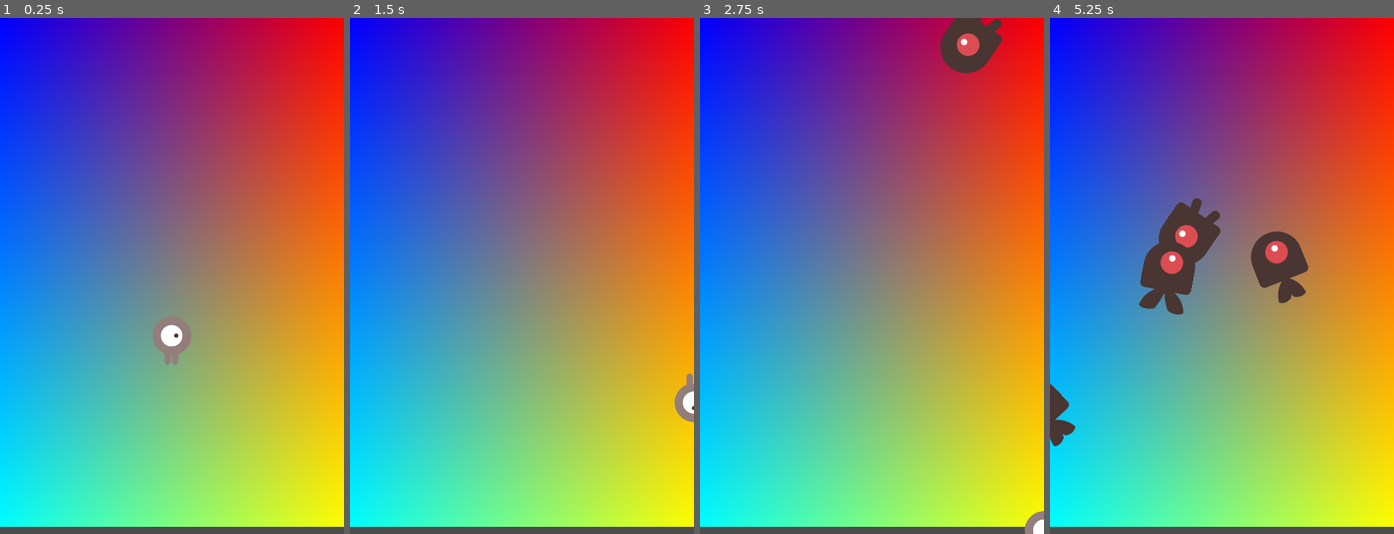
Above: before the commit, frames 1-4 (left to right).
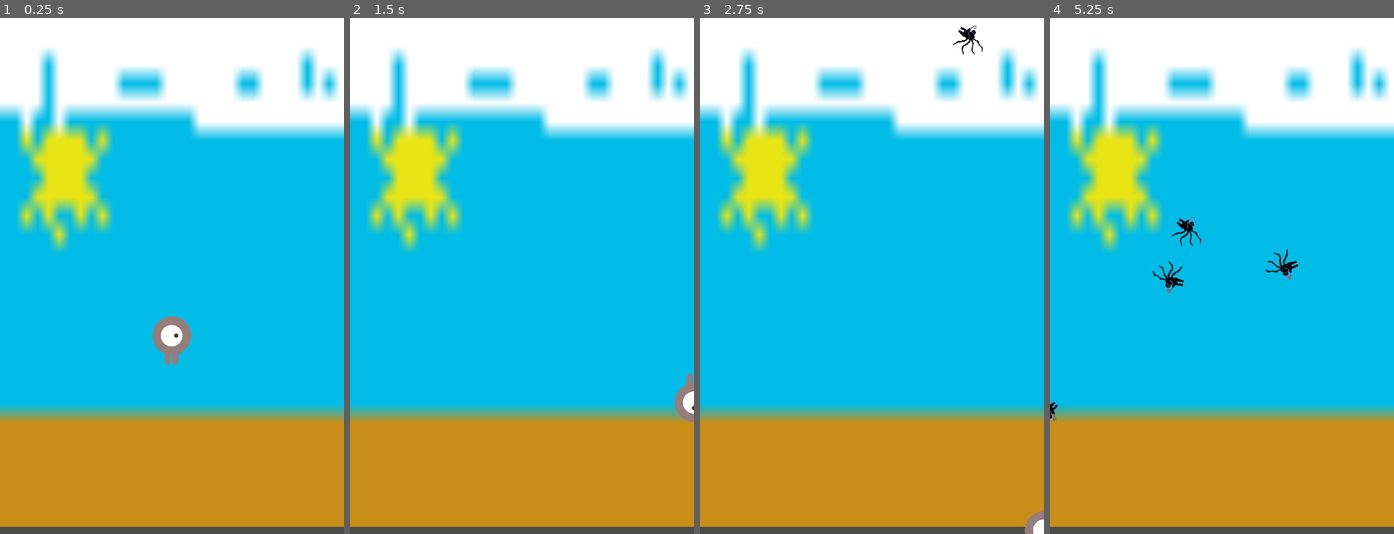
Above: after the commit, the same moments.

Repository: abegel/dodge_game
Game: Godot game, scene res://Main.tscn
Same seed, same stepped clock (60 frames per second), same inputs: the game is played once before the commit and once after it.
Inputs:
- Up to frame 1 (0.25 s): no input
- Up to frame 2 (1.5 s): tap Enter at 0.5 s; hold D (move_right) 0.53-1.28 s; hold S (move_down) from 1.28 s (still down)
- Up to frame 3 (2.75 s): release S (move_down) at 2.03 s; hold D (move_right) from 2.03 s (still down)
- Up to frame 4 (5.25 s): release D (move_right) at 2.78 s; hold W (move_up) 2.78-3.53 s; hold A (move_left) 3.53-5.03 s; hold S (move_down) from 5.03 s (still down)

The runs differ from the first frame. In frame 1, 97% of the frame differs, in the area x 0-100%, y 0-99%; in frame 2, 97%; in frame 3, 97%; in frame 4, 97%.

Commit message:
Updated the background image and the mob images.

Diff:
--- a/Main.tscn
+++ b/Main.tscn
@@ -3,7 +3,7 @@
 [ext_resource path="res://Player.tscn" type="PackedScene" id=1]
 [ext_resource path="res://Main.gd" type="Script" id=2]
 [ext_resource path="res://Mob.tscn" type="PackedScene" id=3]
-[ext_resource path="res://art/sampleback.png" type="Texture" id=4]
+[ext_resource path="res://art/game background2.png" type="Texture" id=4]
 
 [sub_resource type="Curve2D" id=1]
 _data = {
--- a/Mob.tscn
+++ b/Mob.tscn
@@ -1,29 +1,26 @@
-[gd_scene load_steps=10 format=2]
+[gd_scene load_steps=7 format=2]
 
-[ext_resource path="res://art/enemyFlyingAlt_2.png" type="Texture" id=1]
-[ext_resource path="res://art/enemyFlyingAlt_1.png" type="Texture" id=2]
-[ext_resource path="res://art/enemyWalking_2.png" type="Texture" id=3]
-[ext_resource path="res://art/enemyWalking_1.png" type="Texture" id=4]
-[ext_resource path="res://art/enemySwimming_1.png" type="Texture" id=5]
-[ext_resource path="res://art/enemySwimming_2.png" type="Texture" id=6]
+[ext_resource path="res://art/Boss (2).png" type="Texture" id=1]
+[ext_resource path="res://art/Boss (3).png" type="Texture" id=2]
+[ext_resource path="res://art/Boss (1).png" type="Texture" id=3]
 [ext_resource path="res://Mob.gd" type="Script" id=7]
 
 [sub_resource type="SpriteFrames" id=1]
 animations = [ {
-"frames": [ ExtResource( 4 ), ExtResource( 3 ) ],
+"frames": [ ExtResource( 3 ), ExtResource( 1 ), ExtResource( 2 ) ],
 "loop": true,
 "name": "walk",
 "speed": 5.0
 }, {
-"frames": [ ExtResource( 2 ), ExtResource( 1 ) ],
+"frames": [ ExtResource( 3 ), ExtResource( 1 ), ExtResource( 2 ) ],
+"loop": true,
+"name": "swim",
+"speed": 5.0
+}, {
+"frames": [ ExtResource( 3 ), ExtResource( 1 ), ExtResource( 2 ) ],
 "loop": true,
 "name": "fly",
 "speed": 3.0
-}, {
-"frames": [ ExtResource( 5 ), ExtResource( 6 ) ],
-"loop": true,
-"name": "swim",
-"speed": 5.0
 } ]
 
 [sub_resource type="CapsuleShape2D" id=2]
